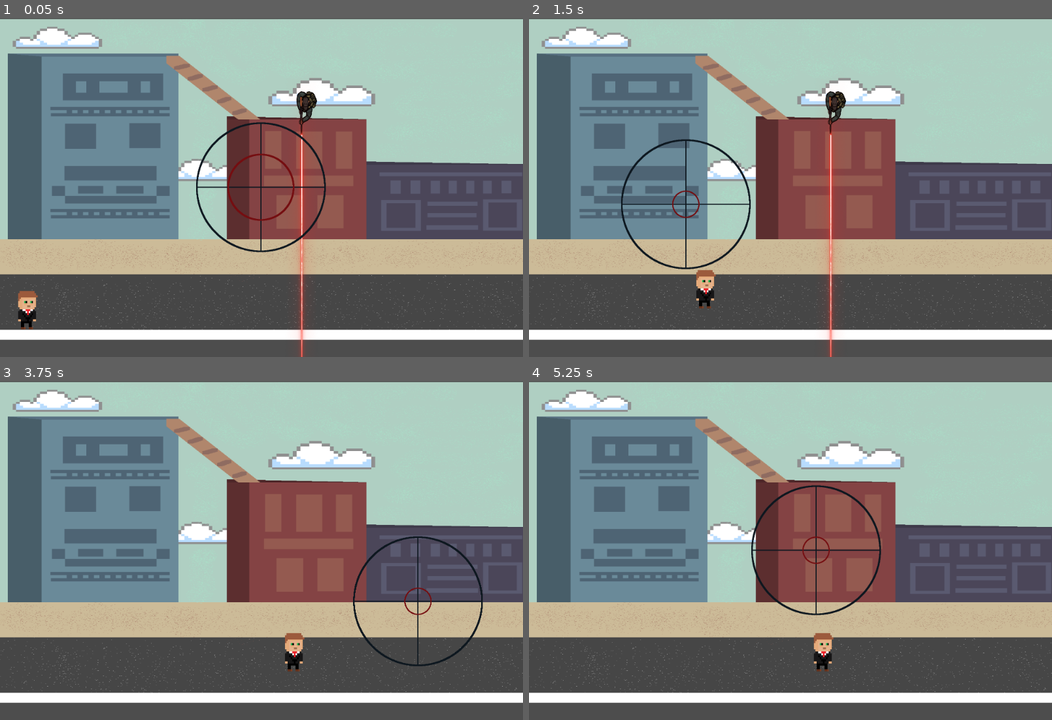
Above: before the commit, frames 1-4 (two rows, left to right).
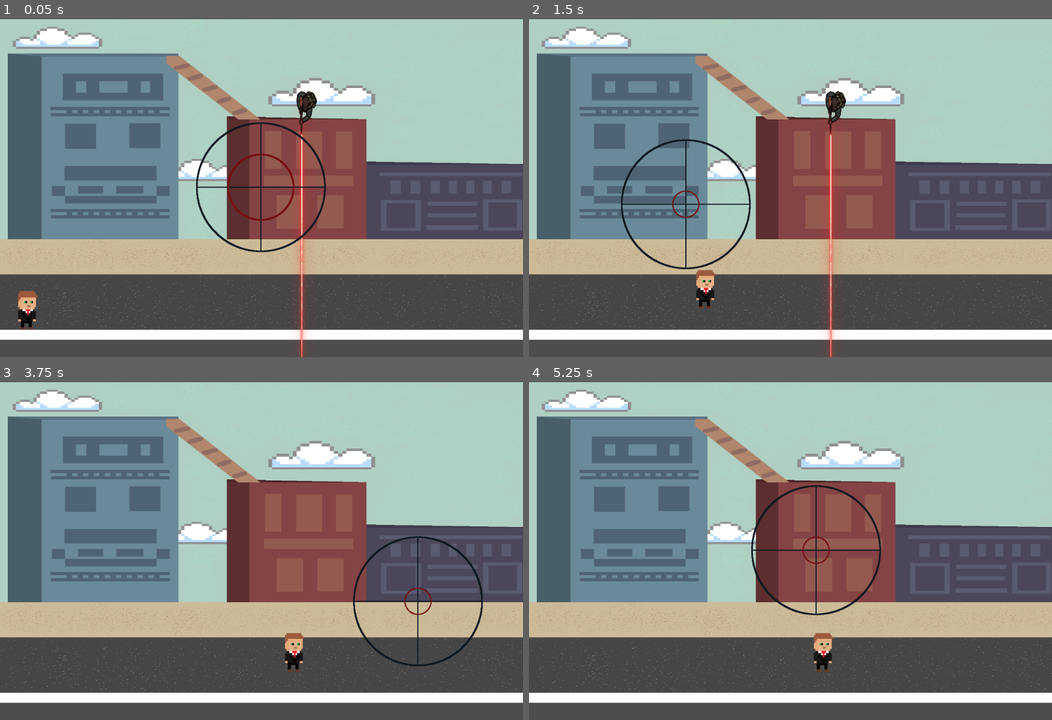
Above: after the commit, the same moments.

Repository: azsocha/Protect-the-VIP
Game: Godot game, scene res://testing.tscn
Two runs of this game, one before a commit and one after it. Both use one fixed random seed, a clock stepped at 60 frames per second and the inputs below. The engine's default icon, where the game draws it, is replaced by a stand-in: a white triangle on a blue panel in a dark square.
Inputs (mouse positions are in pixels of both pictures, inside the frame that each line leads up to):
- Up to frame 1 (0.05 s): no input
- Up to frame 2 (1.5 s): tap Enter at 0.5 s; move the mouse to (905, 170) at 0.52 s; hold Right (move_right) from 0.53 s (still down); click (905, 170) at 0.6 s; tap Space (jump) at 0.77 s; move the mouse to (685, 204) at 1.27 s; click (685, 204) at 1.35 s
- Up to frame 3 (3.75 s): tap Space (jump) at 1.52, 3.02 s; move the mouse to (313, 475) at 2.02 s; release Right (move_right) at 2.03 s; hold A (move_left) 2.03-2.78 s; click (313, 475) at 2.1 s; move the mouse to (235, 618) at 2.77 s; hold Right (move_right) from 2.78 s (still down); click (235, 618) at 2.85 s; move the mouse to (418, 601) at 3.52 s; click (418, 601) at 3.6 s
- Up to frame 4 (5.25 s): tap Space (jump) at 3.77, 4.52 s; move the mouse to (633, 499) at 4.27 s; release Right (move_right) at 4.28 s; hold A (move_left) 4.28-5.03 s; click (633, 499) at 4.35 s; move the mouse to (816, 550) at 5.02 s; hold Right (move_right) from 5.03 s (still down); click (816, 550) at 5.1 s

Frame 1 is identical in both runs. In frame 2, less than 0.1% of the frame differs, in the area x 32-36%, y 75-84%; in frame 3, less than 0.1%; in frame 4, less than 0.1%.
Error before the commit: Invalid access to property or key 'texture' on a base object of type 'null instance'. (res://player.gd:42)

Commit message:
fixed player bug
- player can now be shot again
- issue was due to changing Sprite2D on player to AnimatedSprite2D, but code needed a Sprite2D
- now there is a sprite2d on the player and made it invisible

Diff:
--- a/team-3-final-project/player.gd
+++ b/team-3-final-project/player.gd
@@ -37,6 +37,7 @@
 
 	move_and_slide()
 
+
 func _input(event):
 	if event is InputEventMouseButton and event.pressed and haveAmmo:
 		var tex = $Sprite2D.texture
--- a/team-3-final-project/player.tscn
+++ b/team-3-final-project/player.tscn
@@ -1,13 +1,14 @@
-[gd_scene load_steps=8 format=3 uid="uid://bh182bfab16i5"]
+[gd_scene load_steps=9 format=3 uid="uid://bh182bfab16i5"]
 
 [ext_resource type="Script" path="res://player.gd" id="1_vyd83"]
 [ext_resource type="Texture2D" uid="uid://buhriuan4bqsl" path="res://Sprites/pixil-frame-2.png" id="2_jbqje"]
 [ext_resource type="Texture2D" uid="uid://bm2xoexkhkxhi" path="res://Sprites/pixil-frame-3.png" id="3_pl1dr"]
 [ext_resource type="Texture2D" uid="uid://c1k2e6wwdgror" path="res://Sprites/pixil-frame-0.png" id="4_agawv"]
 [ext_resource type="Texture2D" uid="uid://krbe3nijfj1e" path="res://Sprites/pixil-frame-1.png" id="5_7ws4k"]
+[ext_resource type="Texture2D" uid="uid://deuyfyhmkcfiv" path="res://icon.svg" id="6_gw8ss"]
 
 [sub_resource type="RectangleShape2D" id="RectangleShape2D_mmbx1"]
-size = Vector2(115, 153)
+size = Vector2(87, 150)
 
 [sub_resource type="SpriteFrames" id="SpriteFrames_3wo1m"]
 animations = [{
@@ -39,7 +40,7 @@
 script = ExtResource("1_vyd83")
 
 [node name="CollisionShape2D" type="CollisionShape2D" parent="."]
-position = Vector2(4.5, -8.5)
+position = Vector2(3.5, -6)
 shape = SubResource("RectangleShape2D_mmbx1")
 
 [node name="AnimatedSprite2D" type="AnimatedSprite2D" parent="."]
@@ -47,3 +48,9 @@
 scale = Vector2(0.392, 0.489)
 sprite_frames = SubResource("SpriteFrames_3wo1m")
 animation = &"right"
+
+[node name="Sprite2D" type="Sprite2D" parent="."]
+visible = false
+position = Vector2(5, -4)
+scale = Vector2(0.65625, 1.125)
+texture = ExtResource("6_gw8ss")
